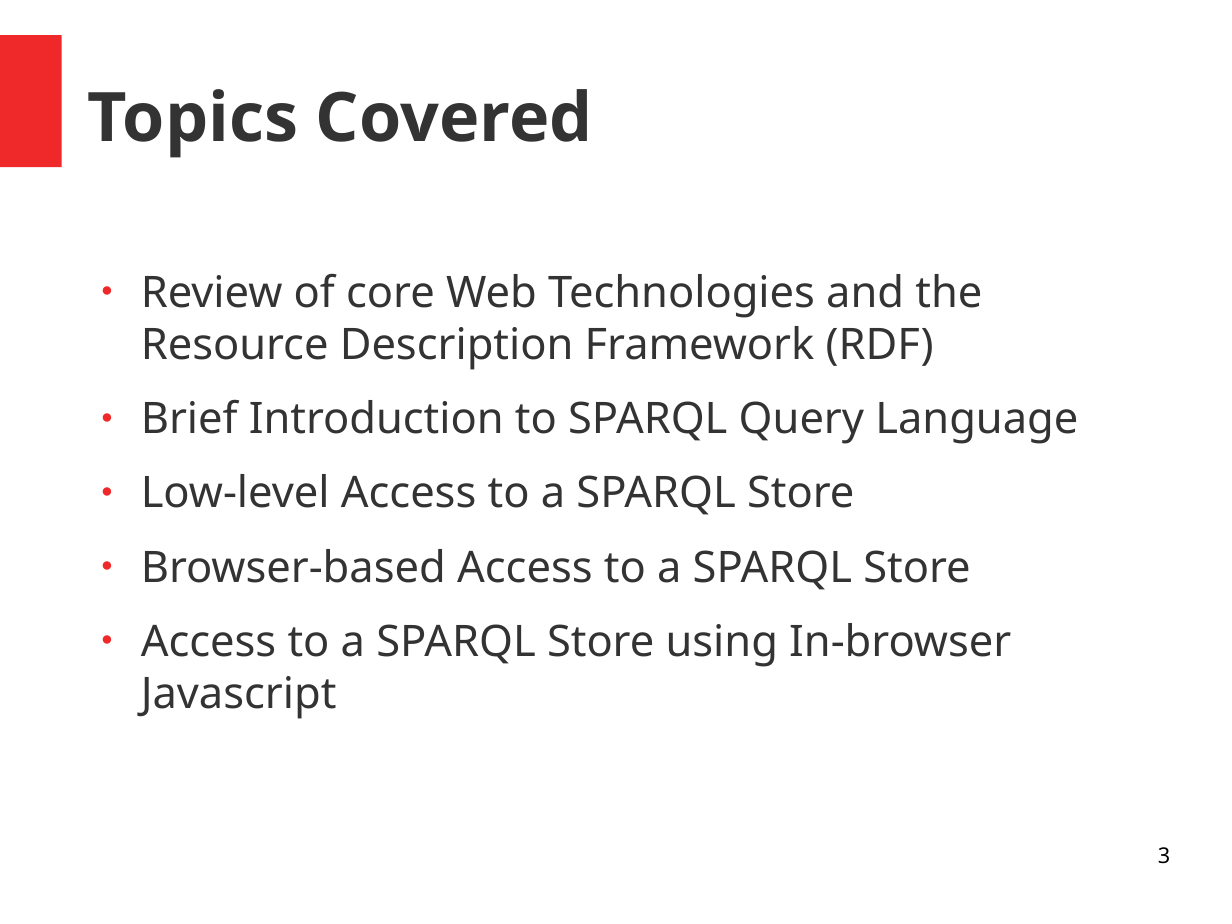
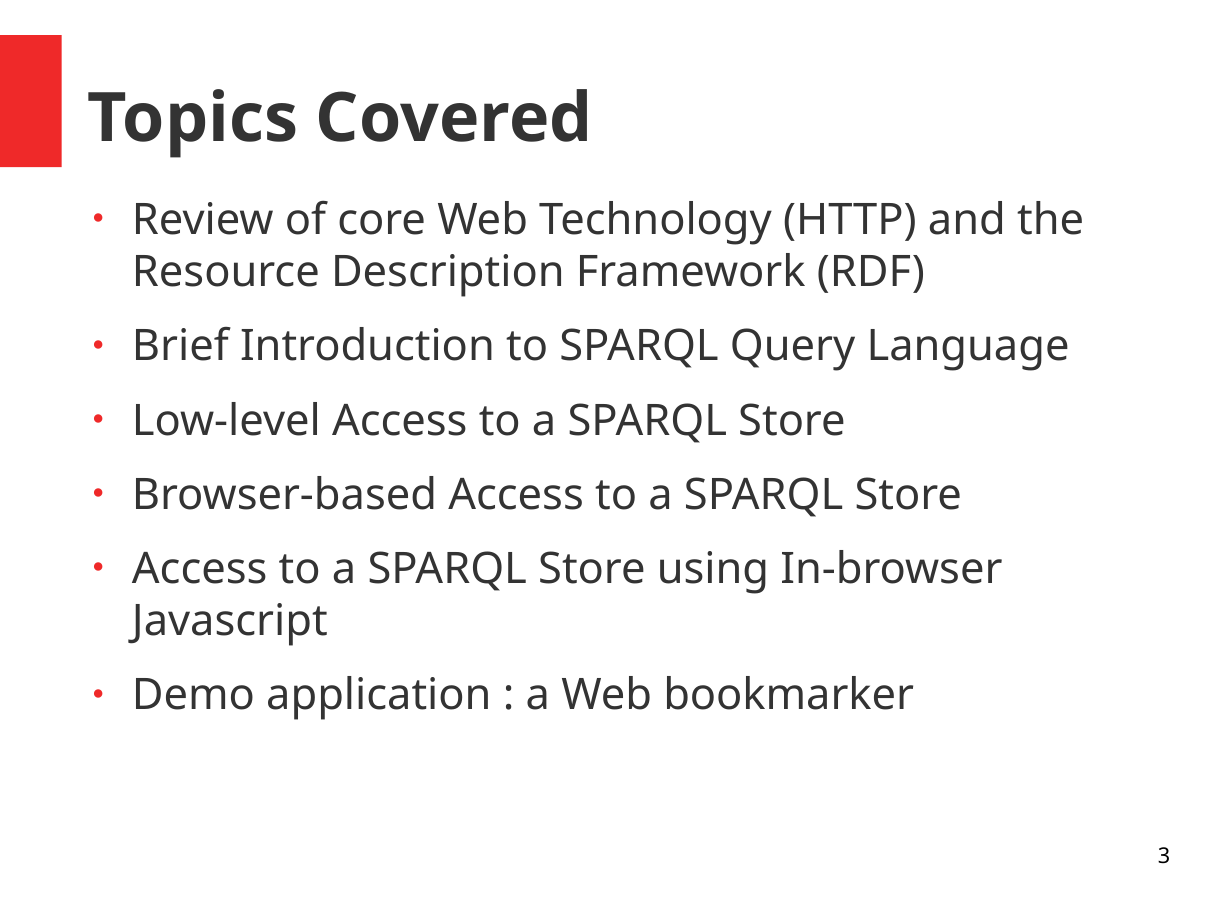
Before and after one commit to danja/danja.github.io, a slide deck: slide 3 of tutorials/browser-sparql-apps/slides.odp. Drawn at 1232x924 pixels with LibreOffice and Linux fonts; fonts in the diff are those of the drawing. Boxes give left, top, right and bottom in pixels: in the first picture for what was removed or moved away, otherwise in the second. Text is boxed around its words. In the diff, an @@ line names an element or a change of style, - is before the commit and + after.

```diff
--- a/tutorials/browser-sparql-apps/slides.odp
+++ b/tutorials/browser-sparql-apps/slides.odp
@@ text "Review of core Web Technology ..." moved from (x1=141, y1=273, x2=1078, y2=719) to (x1=132, y1=200, x2=1084, y2=720) @@
@@ text at (x1=132, y1=200, x2=1084, y2=297): text changed @@
-● Review of core Web Technologies and the Resource Description Framework (RDF)
+● Review of core Web Technology (HTTP) and the Resource Description Framework (RDF)
@@ text at (x1=132, y1=676, x2=914, y2=720): paragraph added @@
+● Demo application : a Web bookmarker
```
Also in this commit, not shown: 1 other slide changed, 1 slide added, 1 slide removed, 8 other files.
